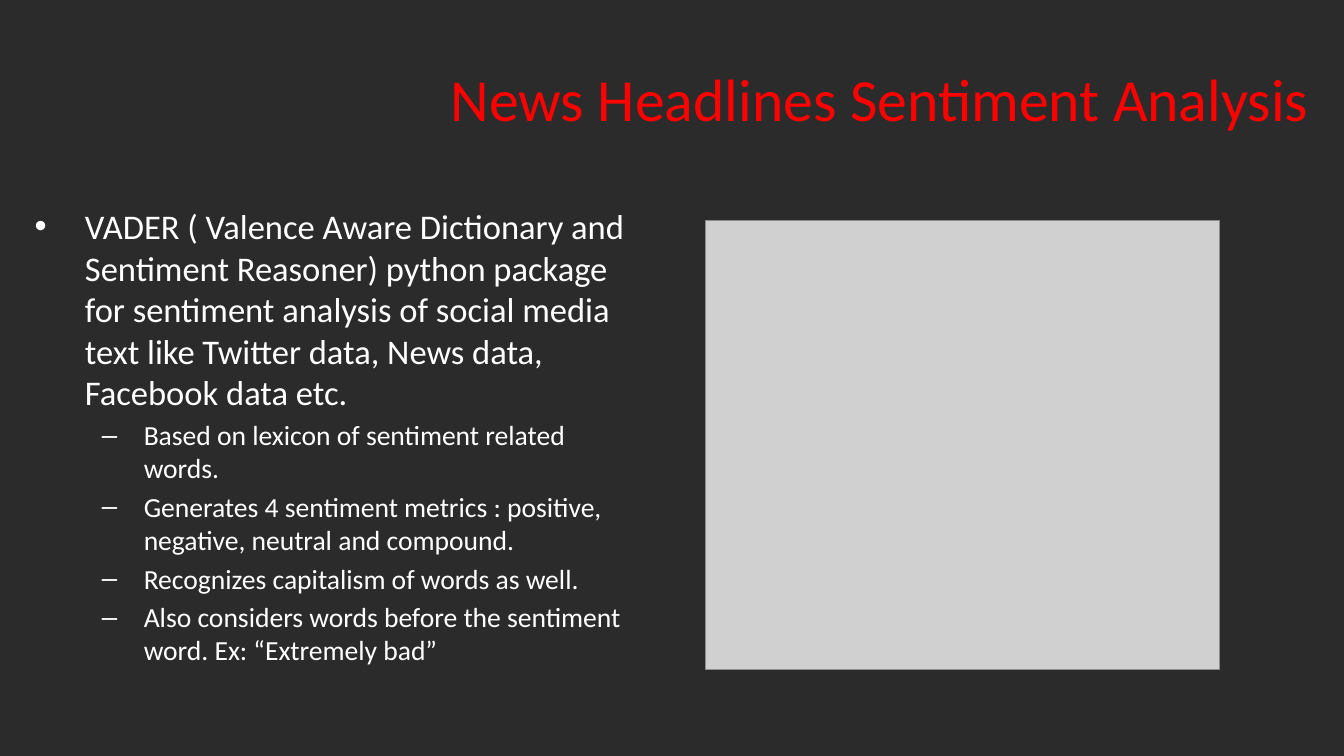
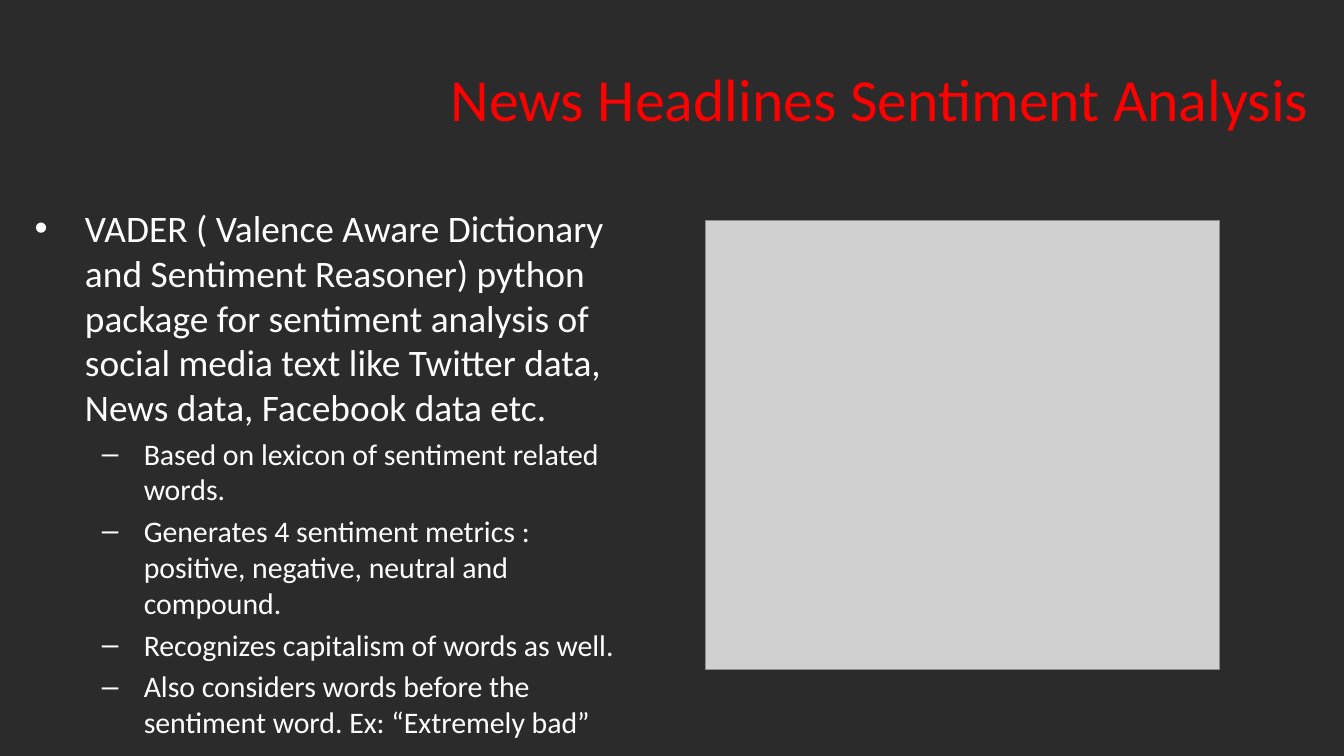
Before and after one commit to arundhathi-patil/ISM-6390-Data-Science-Project, a slide deck: slide 5 of DSP Presentation.pptx. Drawn at 1344x756 pixels with LibreOffice and Linux fonts; fonts in the diff are those of the drawing; grey boxes stand for pictures; background and template pictures are left out; a plain dark background stands for a picture behind light text. Boxes give left, top, right and bottom in pixels: in the first picture for what was removed or moved away, otherwise in the second. Text is boxed around its words. In the diff, an @@ line names an element or a change of style, - is before the commit and + after.

```diff
--- a/DSP Presentation.pptx
+++ b/DSP Presentation.pptx
@@ text "VADER ( Valence Aware Dictionary ..." at box(85, 216, 614, 738): size 18.5 to 20 pt in "VADER ( Valence Aware Dictionary and Sentiment ..."; size 14.8 to 16 pt in "Based on lexicon of sentiment related words.", "Generates 4 sentiment metrics : positive, negative, ...", "Recognizes capitalism of words as well.", "Also considers words before the sentiment word. ..." @@
```
Also in this commit, not shown: 1 other slide changed.
